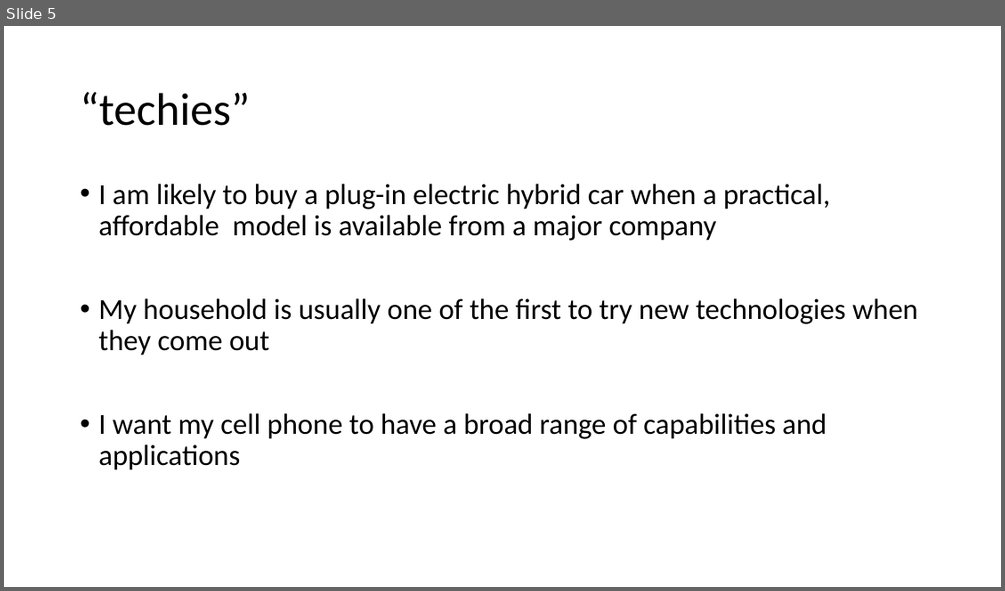
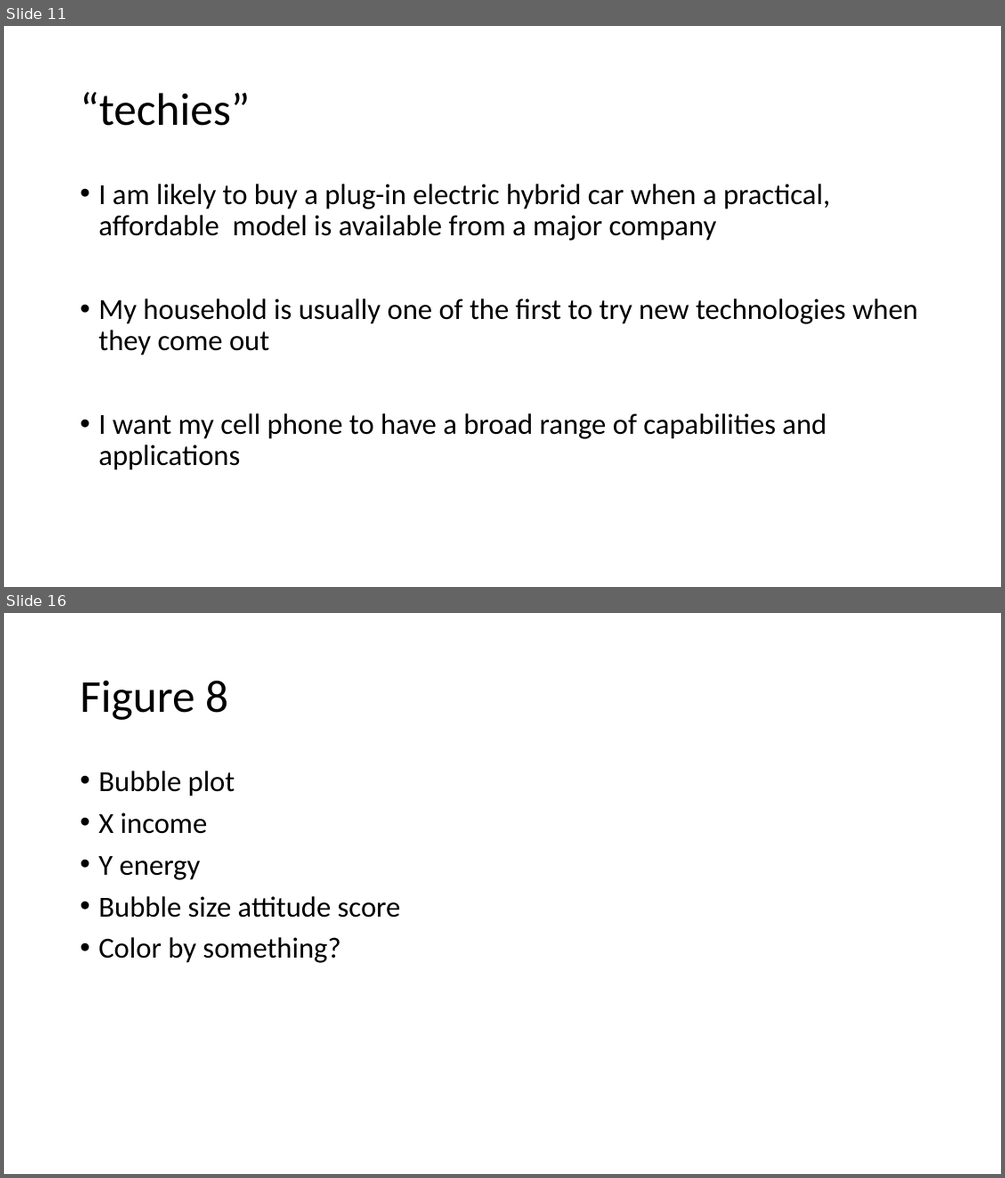
Before and after one commit to evanej/project-1, a slide deck: PPT Draft.pptx. Shown one above the other, each under a label of ours: slide 5 before the commit, slides 11 and 16 after it; the slides between them are not shown. The pictures are 1005x591 and 1005x1178 pixels, drawn with LibreOffice and Linux fonts; fonts in the diff are those of the drawing. Boxes give left, top, right and bottom in pixels: in the first picture for what was removed or moved away, otherwise in the second. Text is boxed around its words. In the diff, an @@ line names an element or a change of style, - is before the commit and + after.

```diff
--- a/PPT Draft.pptx
+++ b/PPT Draft.pptx
@@ slide 16 added at bbox=[4, 613, 1001, 1174], background #FFFFFF @@
@@ title added at bbox=[80, 680, 228, 720], 44 pt, text #000000 @@
+Figure 8
@@ text added at bbox=[98, 771, 401, 963], 28 pt, text #000000 @@
+• Bubble plot
+• X income
+• Y energy
+• Bubble size attitude score
+• Color by something?
@@ what was slide 5 is now slide 11 @@
```
Also in this commit, not shown: 12 other slides added.
